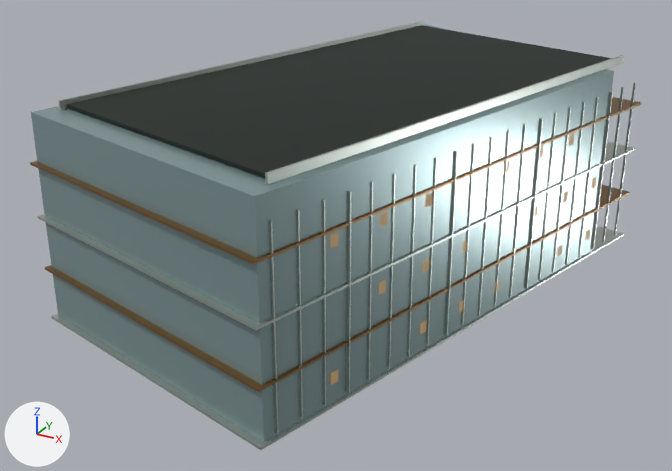
The Blender file landmarks/assets/xiaomi-shenzhen.blend as it was, and as the next commit left it.
Both versions are drawn from a camera (50 mm lens) standing at (65.1, -124.8, 77.5) and looking at (-2.5, -1.9, 16.1). The axes (+X, +Y, +Z) are drawn at lower left. The lights are the same throughout. The picture after the commit comes second.

Names of what the first picture shows: 'envelope', 'fins', 'floor_bands', 'floor_bands.001', 'night_windows', 'parapet', 'roof_deck'.
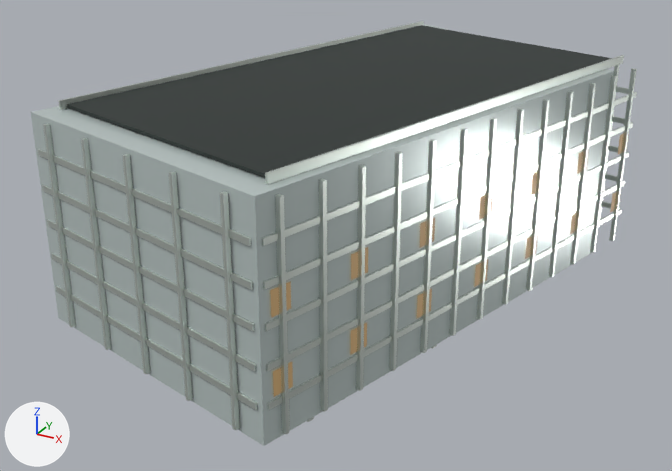
Boxes (x1, y1, x2, y2) around the edits, measured in the pictures (672 x 471 px):
'envelope', recoloured, surface changed (grey to light grey)
    both: (31, 24, 614, 442)
'fins', recoloured, surface changed, reshaped
    before: (269, 83, 636, 434)
    after: (43, 64, 637, 434)
'floor_bands', recoloured, surface changed, reshaped
    before: (38, 141, 635, 450)
    after: (38, 86, 637, 410)
'floor_bands.001', deleted
    before: (30, 97, 642, 392)
'parapet', recoloured, surface changed
    both: (58, 21, 620, 184)
'night_windows', reshaped
    before: (330, 134, 597, 385)
    after: (270, 133, 629, 397)
'pilotis', recoloured, surface changed
    both: (307, 288, 533, 422)
part 1 of me_floor_bands, rebuilt (8% shorter)
    before: (38, 217, 256, 330)
    after: (48, 220, 254, 324)
part 2 of me_floor_bands, rebuilt
    before: (38, 141, 635, 328)
    after: (265, 152, 628, 324)
part 3 of me_floor_bands, rebuilt
    before: (256, 149, 635, 330)
    after: (266, 152, 629, 331)
part 4 of me_floor_bands, deleted
    before: (261, 234, 624, 450)
part 5 of me_floor_bands, deleted
    before: (51, 316, 261, 450)
part 6 of me_floor_bands, built on
    before: (52, 226, 623, 448)
    after: (38, 86, 637, 410)
part 7 of me_fins, rebuilt (not visible afterwards)
    before: (615, 83, 636, 236)
part 8 of me_fins, rebuilt (24% wider, 13% taller)
    before: (593, 93, 613, 250)
    after: (590, 76, 615, 253)
part 9 of me_fins, rebuilt (not visible afterwards)
    before: (590, 92, 612, 250)
part 10 of me_fins, rebuilt (not visible before)
    after: (594, 76, 617, 252)
part 11 of me_fins, deleted
    before: (269, 87, 624, 434)
part 12 of me_fins, built on
    before: (614, 83, 635, 236)
    after: (43, 64, 637, 434)

The change, as a list of edits to the scene's bpy script:
```text
Change mat_glass:
    mat_glass.base_color: (0.27, 0.381, 0.392) -> (0.558, 0.644, 0.631)  # grey #8ea6a8 -> light grey #c5d2d0
    mat_glass.metallic: 0.42 -> 0.22
    mat_glass.roughness: 0.24 -> 0.16
Change mat_roof:
    mat_roof.base_color: (0.00913, 0.0176, 0.013) -> (0.0232, 0.0331, 0.0296)  # black #18241e -> dark grey #2a3330
    mat_roof.metallic: 0.22 -> 0.18
    mat_roof.roughness: 0.68 -> 0.62
Change mat_metal:
    mat_metal.base_color: (0.539, 0.591, 0.546) -> (0.665, 0.723, 0.672)  # light grey #c2cac3 -> light grey #d5ddd6
    mat_metal.metallic: 0.82 -> 0.72
    mat_metal.roughness: 0.3 -> 0.28
Change me_fins:
    remove me_fins.from_pydata(...)  # 1008 vertices, 252 faces; spans x -33.4..34.7, y -44.6..49.2, z 9.0..37.4
    add me_fins.from_pydata(...)  # 864 vertices, 216 faces; spans x -33.5..34.7, y -46.0..50.6, z 8.5..40.1
    me_fins part 7: the loose piece of 4 vertices spanning x 34.6..34.7, y 36.6..36.8, z 9.0..37.4 is rebuilt with 4 vertices and now spans x 34.0..34.7, y 35.7..35.9, z 8.5..40.1
    me_fins part 8: the loose piece of 4 vertices spanning x 32.7, y 28.4..28.6, z 9.0..37.4 is rebuilt with 4 vertices and now spans x 32.1..32.8, y 28.5..28.7, z 8.5..40.1
    me_fins part 9: the loose piece of 4 vertices spanning x 32.1..32.7, y 28.4..28.6, z 9.0..37.4 is rebuilt with 4 vertices and now spans x 32.1..32.3, y 28.7..29.3, z 8.5..40.1
    me_fins part 10: the loose piece of 4 vertices spanning x 32.1, y 28.6..28.8, z 9.0..37.4 is rebuilt with 4 vertices and now spans x 32.8..33.0, y 28.5..29.1, z 8.5..40.1
    me_fins part 11: 237 loose pieces with 948 vertices, spanning x -33.4..34.7, y -44.6..49.2, z 9.0..37.4, are deleted
    me_fins part 12: 40 vertices removed from x -14.0..34.7, y 36.6..49.2, z 9.0..37.4; 844 vertices added at x -33.5..34.7, y -46.0..50.6, z 8.5..40.1
    other edits to the shape of me_fins do not show in these pictures
Change me_floor_bands:
    remove me_floor_bands.from_pydata(...)  # 48 vertices, 12 faces; spans x -34.3..35.5, y -47.4..52.1, z 8.1..25.1
    add me_floor_bands.from_pydata(...)  # 480 vertices, 120 faces; spans x -33.6..34.8, y -46.4..51.0, z 13.0..35.6
    me_floor_bands part 1: the loose piece of 4 vertices spanning x -34.3..12.2, y -47.4..-35.0, z 24.8..25.1 is rebuilt with 4 vertices and now spans x -32.7..11.0, y -46.4..-34.4, z 24.8
    me_floor_bands part 2: the loose piece of 4 vertices spanning x -34.3..35.5, y -47.4..52.1, z 25.1 is rebuilt with 4 vertices and now spans x 12.1..34.8, y -45.6..38.0, z 24.8
    me_floor_bands part 3: the loose piece of 4 vertices spanning x 12.2..35.5, y -47.4..39.6, z 24.8..25.1 is rebuilt with 4 vertices and now spans x 12.4..34.8, y -45.6..37.9, z 23.9..24.8
    me_floor_bands part 4: the loose piece of 4 vertices spanning x 12.2..35.5, y -47.4..39.6, z 8.1..8.5 is deleted
    me_floor_bands part 5: the loose piece of 4 vertices spanning x -34.3..12.2, y -47.4..-35.0, z 8.1..8.5 is deleted
    me_floor_bands part 6: 12 vertices removed from x -34.3..35.5, y -47.4..52.1, z 8.1..24.8; 460 vertices added at x -33.6..34.8, y -46.4..51.0, z 13.0..35.6
    other edits to the shape of me_floor_bands do not show in these pictures
Change me_night_windows:
    remove me_night_windows.from_pydata(...)  # 144 vertices, 36 faces; spans x -30.7..32.0, y -35.2..39.8, z 11.4..32.7
    add me_night_windows.from_pydata(...)  # 112 vertices, 28 faces; spans x -33.2..34.5, y -44.7..49.4, z 14.4..28.8
    me_night_windows part 13: the whole mesh is rebuilt
Remove ob_floor_bands_001:
    ob_floor_bands_001 = bpy.data.objects.new('floor_bands.001', me_floor_bands_001)
```
